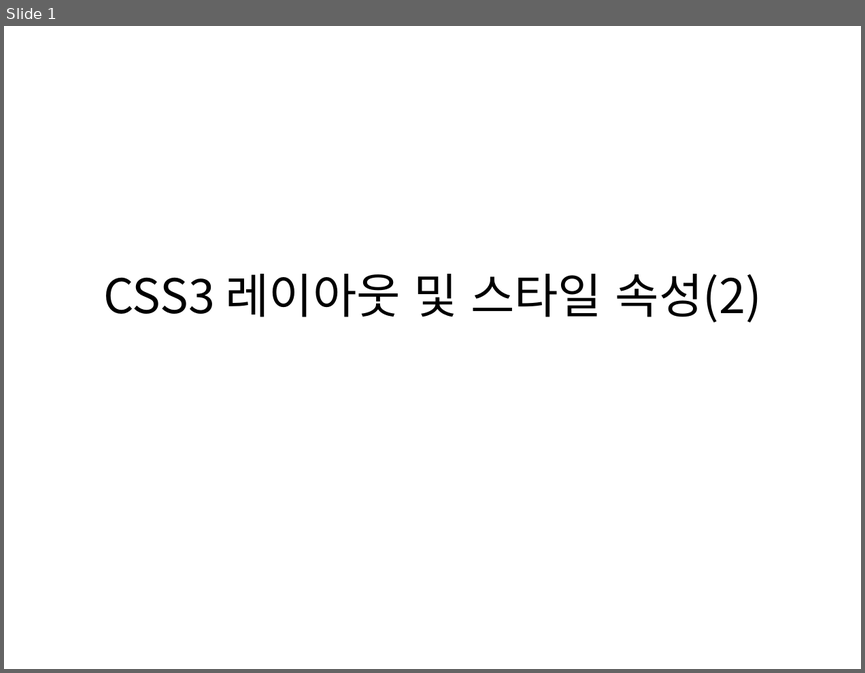
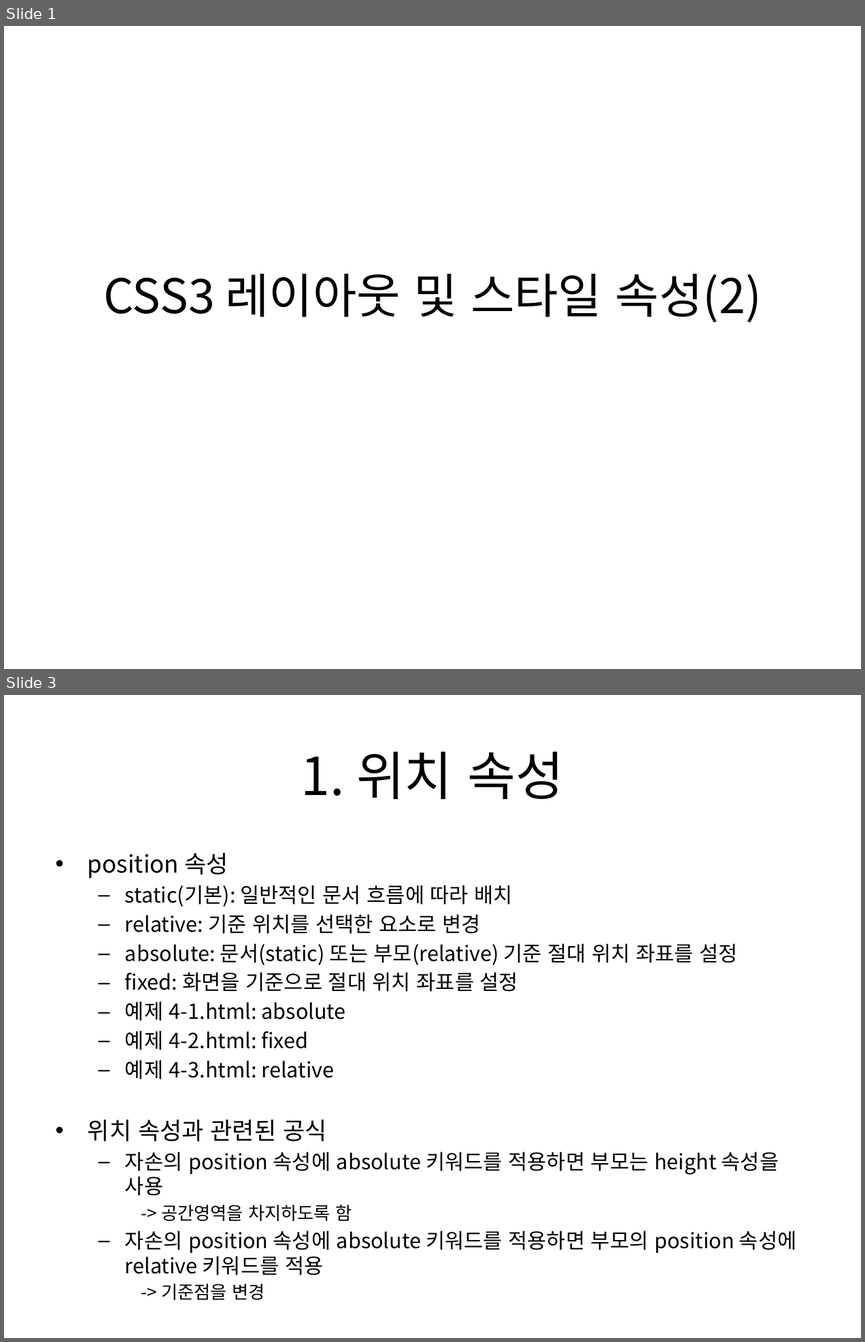
Before and after one commit to kdkcom1234/git2021, a slide deck: 1-html-css/04. CSS3 레이아웃 및 스타일 속성(2).pptx. Shown one above the other, each under a label of ours: slide 1 before the commit, slides 1 and 3 after it; the slides between them are not shown. The pictures are 865x673 and 865x1342 pixels, drawn with LibreOffice and Linux fonts; fonts in the diff are those of the drawing. Boxes give left, top, right and bottom in pixels: in the first picture for what was removed or moved away, otherwise in the second. Text is boxed around its words. In the diff, an @@ line names an element or a change of style, - is before the commit and + after.

```diff
--- a/1-html-css/04. CSS3 레이아웃 및 스타일 속성(2).pptx
+++ b/1-html-css/04. CSS3 레이아웃 및 스타일 속성(2).pptx
@@ slide 3 added at [4, 695, 861, 1338], background #FFFFFF @@
@@ title added at [301, 751, 564, 799], 44 pt, text #000000 @@
+1. 위치 속성
@@ text added at [88, 853, 797, 1275], 17.5 pt, text #000000 @@
+• position 속성
+  – static(기본): 일반적인 문서 흐름에 따라 배치
+  – relative: 기준 위치를 선택한 요소로 변경
+  – absolute: 문서(static) 또는 부모(relative) 기준 절대 위치 좌표를 설정
+  – fixed: 화면을 기준으로 절대 위치 좌표를 설정
+  – 예제 4-1.html: absolute
+  – 예제 4-2.html: fixed
+  – 예제 4-3.html: relative
+• 위치 속성과 관련된 공식
+  – 자손의 position 속성에 absolute 키워드를 적용하면 부모는 height 속성을 사용
+    -> 공간영역을 차지하도록 함
+  – 자손의 position 속성에 absolute 키워드를 적용하면 부모의 position 속성에 relative 키워드를 적용
+    -> 기준점을 변경
```
Also in this commit, not shown: 1 slide changed, 14 other slides added, 1 slide removed, 24 other files.
